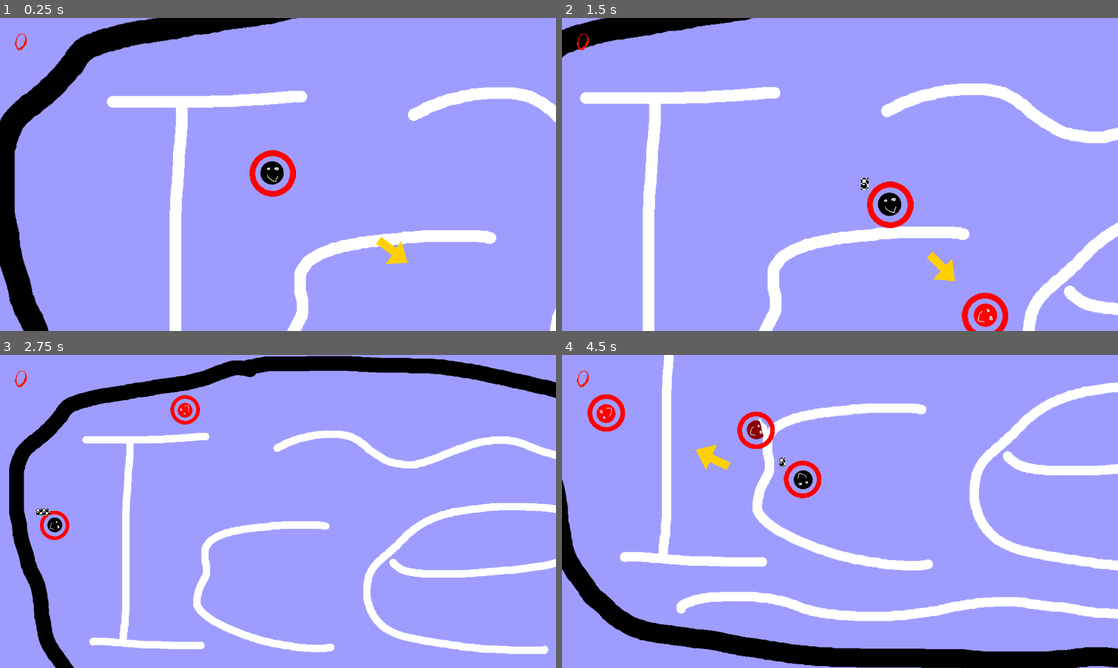
Above: before the commit, frames 1-4 (two rows, left to right).
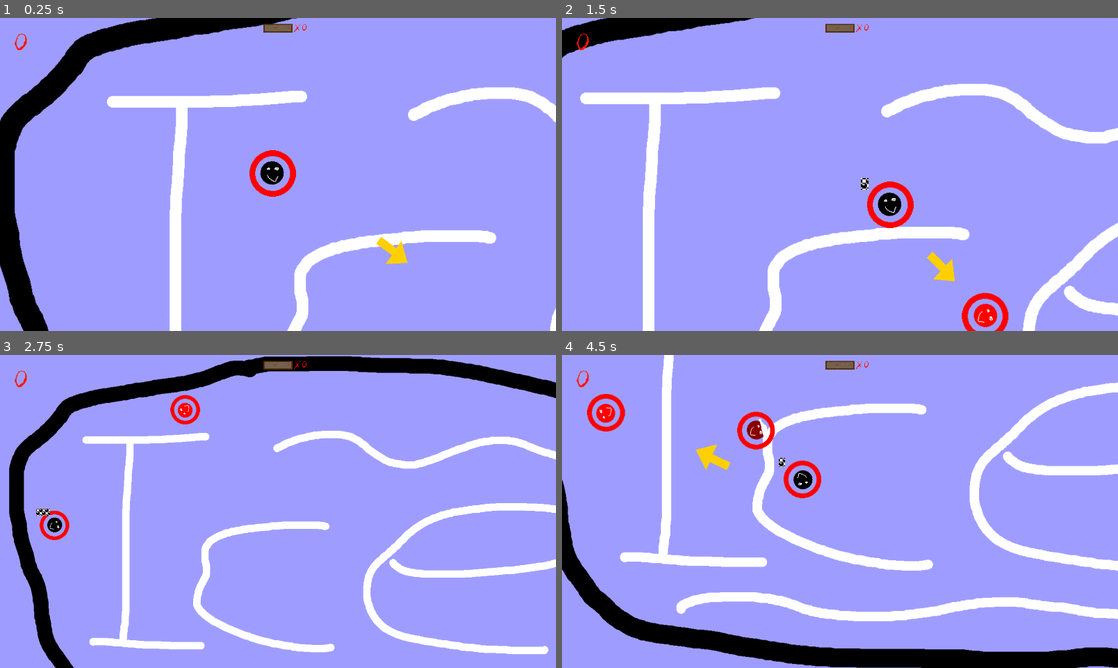
Above: after the commit, the same moments.

Repository: Junber/LD-47
Game: Godot game, scene res://Scenes/Root.tscn
The game is run twice, just before and just after one commit, with the same random seed, the same clock (stepped at 60 frames per second) and the same inputs. Sound files missing from this copy of the repository are replaced by a short silence.
Inputs:
- Up to frame 1 (0.25 s): no input
- Up to frame 2 (1.5 s): hold W (move_up) from 0.53 s (still down); tap Space (boost) at 0.6, 1.35 s
- Up to frame 3 (2.75 s): release W (move_up) at 2.03 s; hold A (move_left) from 2.03 s (still down); tap Space (boost) at 2.1 s
- Up to frame 4 (4.5 s): tap Space (boost) at 2.85, 3.6, 4.35 s; release A (move_left) at 3.53 s; hold S (move_down) 3.53-4.28 s; hold D (move_right) from 4.28 s (still down)

The runs differ from the first frame. In frame 1, 0.2% of the frame differs, in the area x 47-56%, y 1-5%; in frame 2, 0.9%; in frame 3, 1.2%; in frame 4, 1.6%, in the area x 0-100%, y 1-100%.

Commit message:
Merge and add basic score system with streaks

Diff:
--- a/Scenes/Root.tscn
+++ b/Scenes/Root.tscn
@@ -1,12 +1,14 @@
-[gd_scene load_steps=15 format=2]
+[gd_scene load_steps=18 format=2]
 
 [ext_resource path="res://Scenes/Player.tscn" type="PackedScene" id=1]
 [ext_resource path="res://Scripts/EnemyIndicators.gd" type="Script" id=2]
 [ext_resource path="res://Resources/Graphics/Background.png" type="Texture" id=3]
 [ext_resource path="res://Scripts/EnemySpawnPath.gd" type="Script" id=4]
 [ext_resource path="res://Scripts/KillSlowdownTimer.gd" type="Script" id=5]
-[ext_resource path="res://Scripts/ScoreLabel.gd" type="Script" id=8]
+[ext_resource path="res://Resources/Graphics/CombobarInside.png" type="Texture" id=6]
+[ext_resource path="res://Resources/Graphics/CombobarOutline.png" type="Texture" id=7]
 [ext_resource path="res://Resources/Fonts/Jacmax.ttf" type="DynamicFontData" id=9]
+[ext_resource path="res://Scripts/ScoreSystem.gd" type="Script" id=10]
 [ext_resource path="res://Resources/Sounds/boo.wav" type="AudioStream" id=11]
 [ext_resource path="res://Resources/Sounds/wow.wav" type="AudioStream" id=12]
 [ext_resource path="res://Scripts/SfxPlayer.gd" type="Script" id=13]
@@ -20,6 +22,10 @@
 
 [sub_resource type="DynamicFont" id=2]
 size = 80
+font_data = ExtResource( 9 )
+
+[sub_resource type="DynamicFont" id=3]
+size = 30
 font_data = ExtResource( 9 )
 
 [node name="Root" type="Node2D"]
@@ -45,6 +51,7 @@
 script = ExtResource( 14 )
 
 [node name="CollisionPolygon2D" type="CollisionPolygon2D" parent="Border"]
+position = Vector2( -0.396169, -0.397325 )
 polygon = PoolVector2Array( 288.705, 105.32, 162.989, 159.198, 57.4774, 257.975, 52.9875, 372.466, 68.702, 547.57, 122. …(391 unchanged characters)…
 one_way_collision_margin = 10.0
 
@@ -63,25 +70,65 @@
 
 [node name="HUD" type="CanvasLayer" parent="."]
 
-[node name="ScoreLabel" type="Label" parent="HUD"]
-margin_left = 50.0
-margin_top = 50.0
-custom_fonts/font = SubResource( 2 )
-custom_colors/font_color = Color( 1, 0.0823529, 0, 1 )
-text = "0
-
-"
-script = ExtResource( 8 )
-__meta__ = {
-"_edit_use_anchors_": false
-}
-
 [node name="OptionsScreen" parent="HUD" instance=ExtResource( 15 )]
 pause_mode = 2
 visible = false
 
 [node name="EnemyIndicators" type="Node2D" parent="HUD"]
 script = ExtResource( 2 )
+
+[node name="ScoreSystem" type="Control" parent="HUD"]
+anchor_right = 1.0
+anchor_bottom = 1.0
+script = ExtResource( 10 )
+__meta__ = {
+"_edit_use_anchors_": false
+}
+
+[node name="ScoreLabel" type="Label" parent="HUD/ScoreSystem"]
+margin_left = 50.0
+margin_top = 50.0
+margin_right = 94.0
+margin_bottom = 296.0
+custom_fonts/font = SubResource( 2 )
+custom_colors/font_color = Color( 1, 0.0823529, 0, 1 )
+text = "0
+
+"
+__meta__ = {
+"_edit_use_anchors_": false
+}
+
+[node name="ComboBar" type="TextureProgress" parent="HUD/ScoreSystem"]
+anchor_left = 0.5
+anchor_right = 0.5
+margin_left = -50.0
+margin_top = 20.0
+margin_right = 50.0
+margin_bottom = 30.0
+max_value = 10.0
+step = 0.0
+texture_under = ExtResource( 7 )
+texture_progress = ExtResource( 6 )
+__meta__ = {
+"_edit_use_anchors_": false
+}
+
+[node name="StreakLabel" type="Label" parent="HUD/ScoreSystem/ComboBar"]
+anchor_left = 1.0
+anchor_right = 1.0
+anchor_bottom = 1.0
+margin_left = 10.1022
+margin_right = 46.1022
+margin_bottom = 1.0
+custom_fonts/font = SubResource( 3 )
+custom_colors/font_color = Color( 1, 0, 0, 1 )
+text = "x 3"
+align = 1
+valign = 1
+__meta__ = {
+"_edit_use_anchors_": false
+}
 
 [node name="BooPlayer" type="AudioStreamPlayer" parent="."]
 stream = ExtResource( 11 )
--- a/Scripts/Enemy.gd
+++ b/Scripts/Enemy.gd
@@ -57,7 +57,6 @@
 		set_collision_mask_bit(1, false)
 		set_collision_layer_bit(1, false)
 		z_index -= 1
-		get_node("../HUD/ScoreLabel").increaseScore()
 		emit_signal("enemyDied")
 
 func getDirection():
--- a/Scripts/EnemySpawnPath.gd
+++ b/Scripts/EnemySpawnPath.gd
@@ -33,6 +33,7 @@
 
 	get_parent().call_deferred("add_child", enemy)
 	enemy.connect("enemyDied", $"../WowPlayer", "playSfx")
+	enemy.connect("enemyDied", $"../HUD/ScoreSystem", "enemyDied")
 	enemy.connect("enemyKilledByPlayer", $"../KillSlowdownTimer", "slowDown")
 	enemy.connect("enemyKilledByPlayer", $"../Player", "enemyDied")
 	enemy.connect("enemyDied", self, "enemyDied")
--- a/Scripts/ScoreLabel.gd
+++ b/Scripts/ScoreLabel.gd
@@ -1,9 +1 @@
 extends Label
-
-var score = 0
-
-func increaseScore():
-	score += 1
-
-func _process(_delta):
-	text = str(score)
--- /dev/null
+++ b/Scripts/ScoreSystem.gd
@@ -0,0 +1,29 @@
+extends Control
+
+var score = 0
+var currentStreak = 0
+
+export var comboTimeIncreasePerKill = 3
+
+func showStreak():
+	$ComboBar/StreakLabel.text = "x " + str(currentStreak)
+
+func enemyDied():
+	$ComboBar.value += comboTimeIncreasePerKill
+	currentStreak += 1
+	showStreak()
+
+func increaseScore(amount):
+	score += round(pow(currentStreak, 1.5)) * 100
+	$ScoreLabel.text = str(score)
+
+func _process(delta):
+	$ComboBar.value = $ComboBar.value - delta
+	print($ComboBar.value)
+	if $ComboBar.value == 0:
+		increaseScore(currentStreak)
+		currentStreak = 0
+		showStreak()
+
+func _ready():
+	pass # Replace with function body.
Binary file added: Resources/Graphics/CombobarInside.png
Not shown, added: Resources/Graphics/CombobarInside.png.import
Binary file added: Resources/Graphics/CombobarOutline.png
Not shown, added: Resources/Graphics/CombobarOutline.png.import
